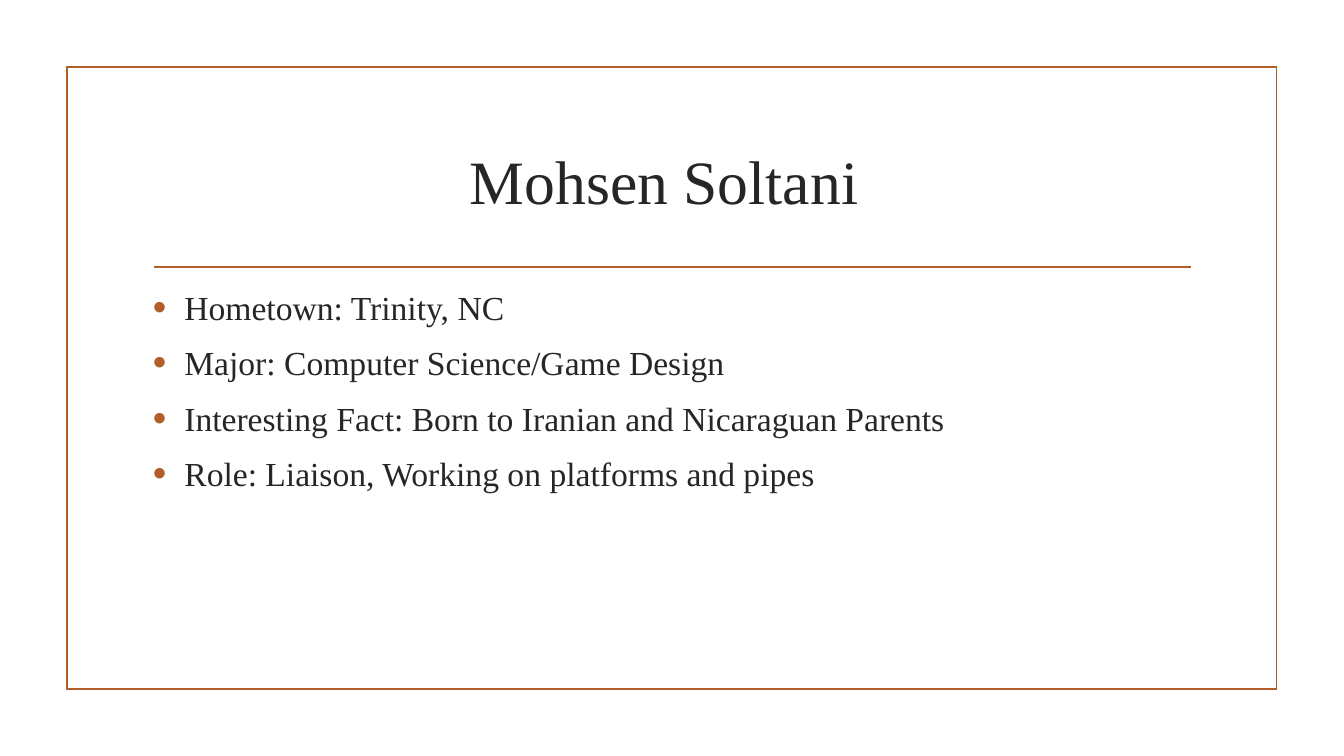
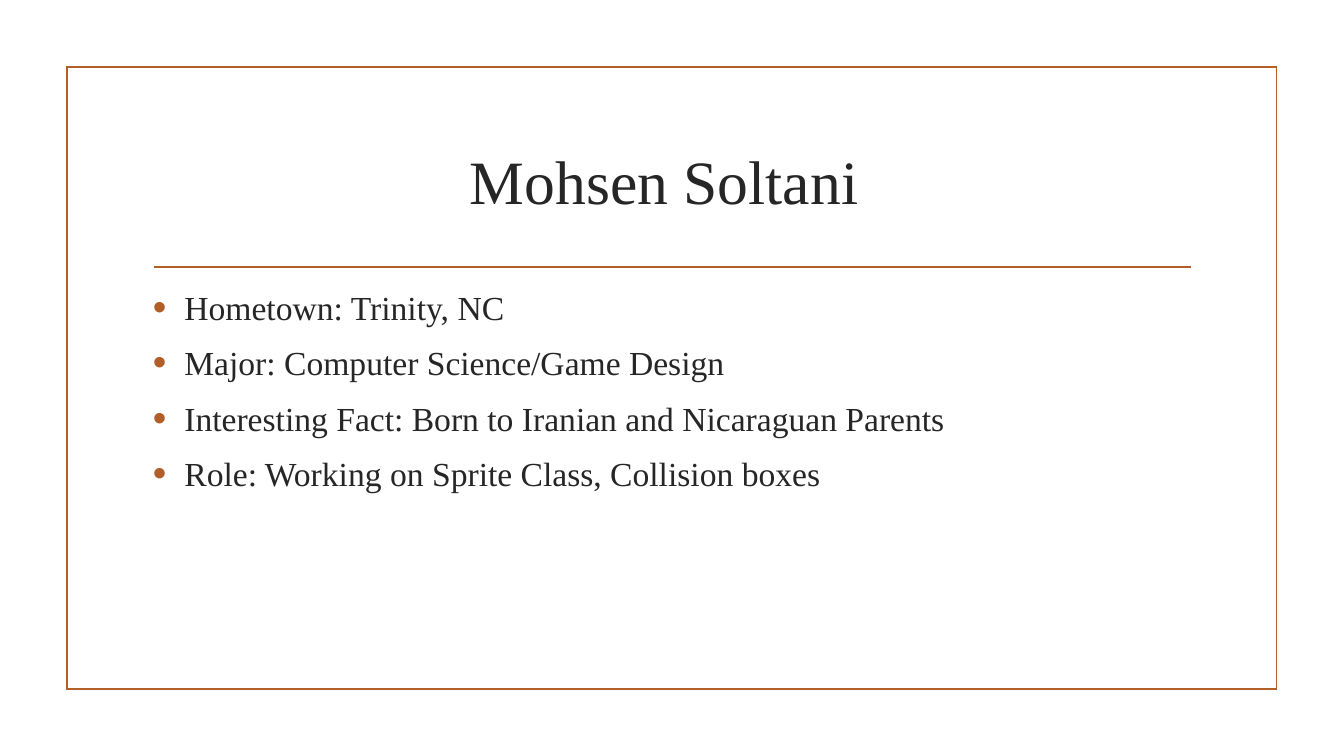
Before and after one commit to mdsoltan/Computer-Science-Group-Project, a slide deck: slide 2 of Mario Bros.pptx. Drawn at 1344x756 pixels with LibreOffice and Linux fonts; fonts in the diff are those of the drawing; background and template pictures are left out. Boxes give left, top, right and bottom in pixels: in the first picture for what was removed or moved away, otherwise in the second. Text is boxed around its words. In the diff, an @@ line names an element or a change of style, - is before the commit and + after.

```diff
--- a/Mario Bros.pptx
+++ b/Mario Bros.pptx
@@ text at <box>184,462,820,493</box>: text changed @@
-• Role: Liaison, Working on platforms and pipes
+• Role: Working on Sprite Class, Collision boxes
```
Also in this commit, not shown: 2 other slides changed, 1 slide added, 2 other files.
